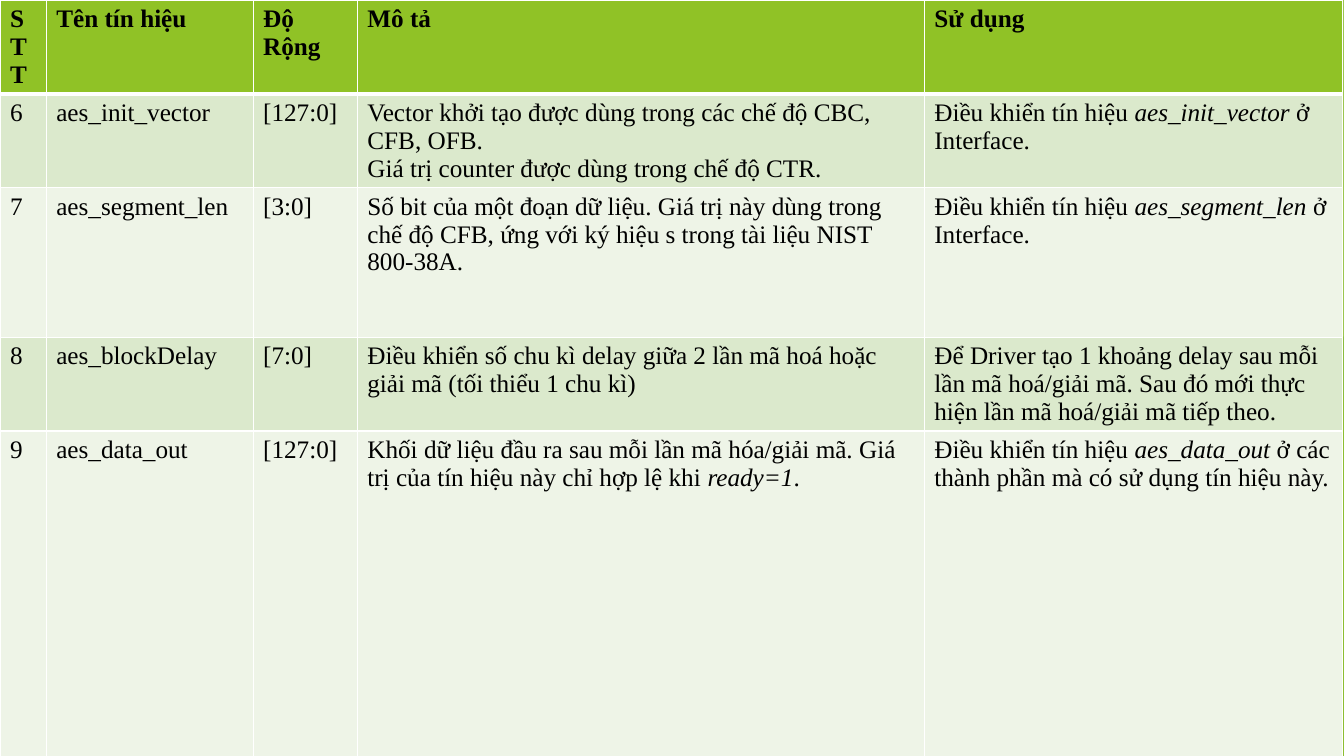
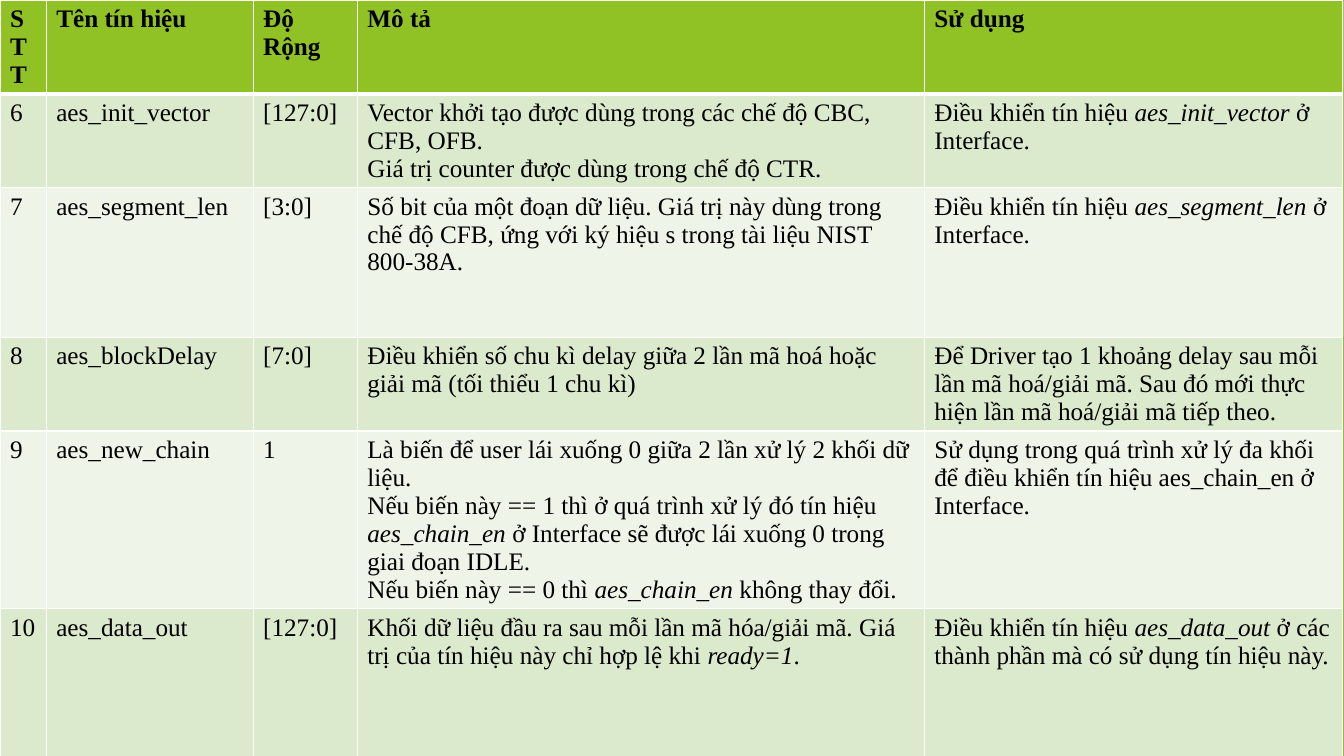
Before and after one commit to nguyenquanicd/Aes128_ECB_CBC_CFB_OFB_CTR, a slide deck: slide 6 of doc/Interface_Transaction_Report_UPDATED.pptx. Drawn at 1344x756 pixels with LibreOffice and Linux fonts; fonts in the diff are those of the drawing. Boxes give left, top, right and bottom in pixels: in the first picture for what was removed or moved away, otherwise in the second. Text is boxed around its words. In the diff, an @@ line names an element or a change of style, - is before the commit and + after.

```diff
--- a/doc/Interface_Transaction_Report_UPDATED.pptx
+++ b/doc/Interface_Transaction_Report_UPDATED.pptx
@@ table at (0,0,1342,756) @@
-row 5: 9 | aes_data_out | [127:0] | Khối dữ liệu đầu ra sau mỗi lần mã hóa/giải mã. Giá trị của tín hiệu này chỉ hợp lệ khi ready=1. | Điều khiển tín hiệu aes_data_out ở các thành phần mà có sử dụng tín hiệu này.
+row 5: 9 | aes_new_chain | 1 | Là biến để user lái xuống 0 giữa 2 lần xử lý 2 khối dữ liệu. / Nếu biến này == 1 thì ở quá trình xử lý đó tín hiệu aes_chain_en ở Interface sẽ được lái xuống 0 trong giai đoạn IDLE. / Nếu biến này == 0 thì aes_chain_en không thay đổi. | Sử dụng trong quá trình xử lý đa khối để điều khiển tín hiệu aes_chain_en ở Interface.
+row 6: 10 | aes_data_out | [127:0] | Khối dữ liệu đầu ra sau mỗi lần mã hóa/giải mã. Giá trị của tín hiệu này chỉ hợp lệ khi ready=1. | Điều khiển tín hiệu aes_data_out ở các thành phần mà có sử dụng tín hiệu này.
```
Also in this commit, not shown: 1 other slide changed.
